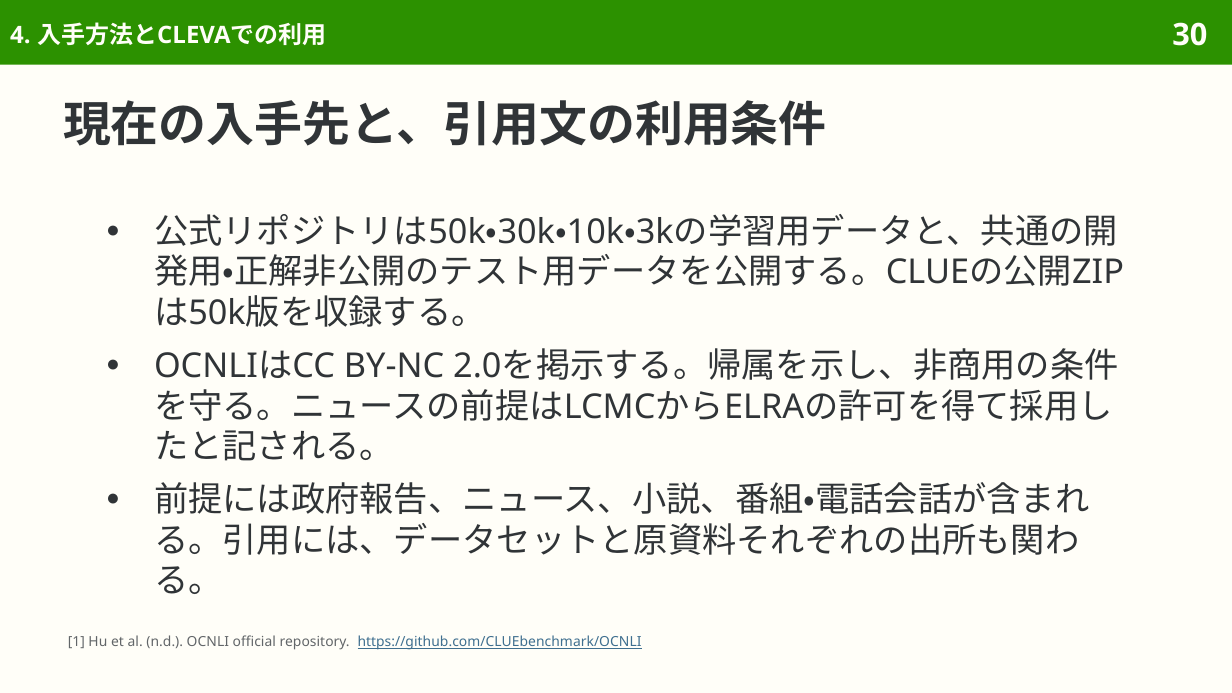
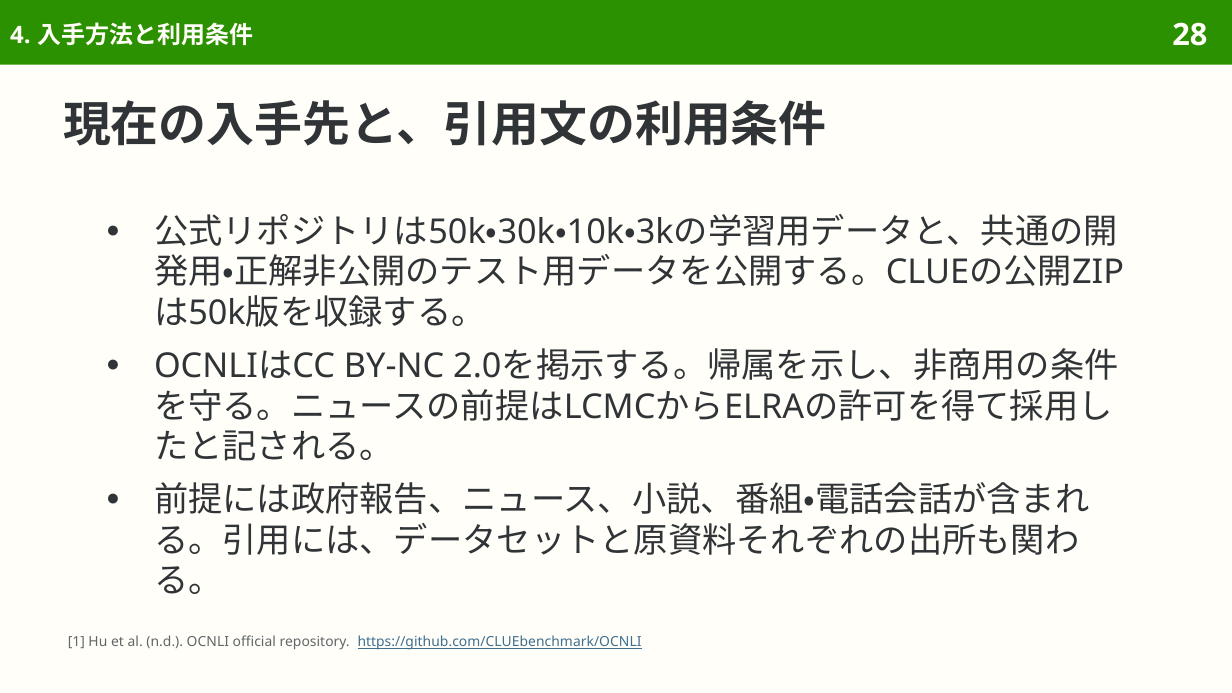
Before and after one commit to sasakiy84/datasets-in-10-minutes, a slide deck: slide 28 of slides/datasets-in-10-minutes-ocnli.pptx (slide 30 before the commit). Drawn at 1232x693 pixels with LibreOffice and Linux fonts; fonts in the diff are those of the drawing. Boxes give left, top, right and bottom in pixels: in the first picture for what was removed or moved away, otherwise in the second. Text is boxed around its words. In the diff, an @@ line names an element or a change of style, - is before the commit and + after.

```diff
--- a/slides/datasets-in-10-minutes-ocnli.pptx
+++ b/slides/datasets-in-10-minutes-ocnli.pptx
@@ title at [10, 22, 253, 45]: text changed @@
-4. 入手方法とCLEVAでの利用
+4. 入手方法と利用条件
@@ page number at [1172, 22, 1207, 46]: text changed @@
-30
+28
```
Also in this commit, not shown: 4 other slides changed, 3 slides removed, 50 other files.
